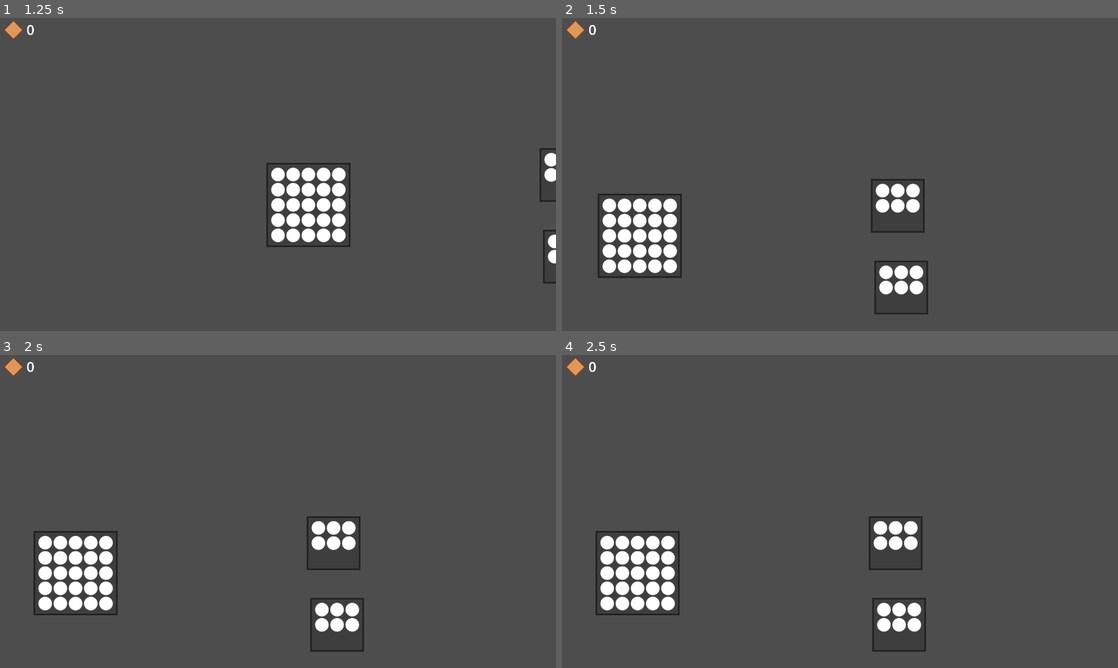
Above: before the commit, frames 1-4 (two rows, left to right).
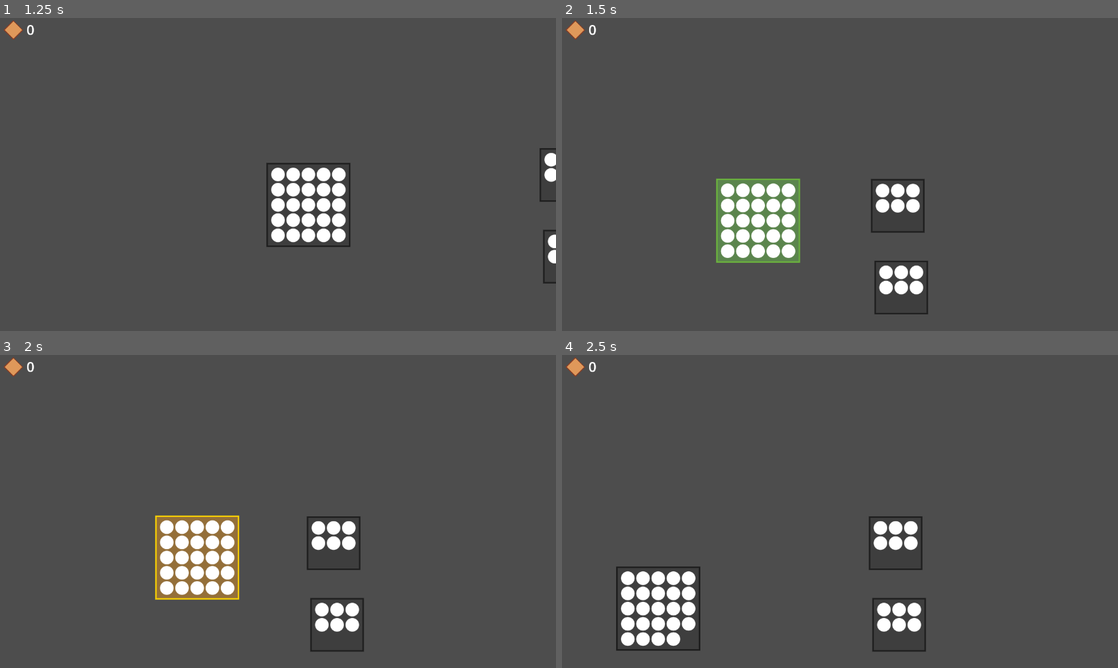
Above: after the commit, the same moments.

Repository: FoxyProgramm/PointsManagment
Game: Godot game, scene res://Scenes/main.tscn
Two runs of this game, one before a commit and one after it. Both use one fixed random seed, a clock stepped at 60 frames per second and the inputs below.
Inputs (mouse positions are in pixels of both pictures, inside the frame that each line leads up to):
- Up to frame 1 (1.25 s): tap Enter at 0.5 s; move the mouse to (400, 158) at 0.52 s; press the mouse at (400, 158) at 0.53 s; tap W (move_storage, bound only after the commit) at 0.8 s
- Up to frame 2 (1.5 s): move the mouse to (728, 190) at 1.27 s; release the mouse at (728, 190) at 1.28 s; tap W (move_storage, bound only after the commit) at 1.35 s
- Up to frame 3 (2 s): click (166, 527) at 1.55 s
- Up to frame 4 (2.5 s): click (728, 527) at 2 s; move the mouse to (895, 442) at 2.02 s; hold - (minus_point) from 2.03 s (still down); tap W (move_storage, bound only after the commit) at 2.3 s

Frame 1 is identical in both runs. In frame 2, 6.6% of the frame differs, in the area x 6-43%, y 51-84%; in frame 3, 6.7%, in the area x 6-44%, y 51-84%; in frame 4, 3.9%.

Commit message:
Movable storages
Now storages can be moved
And now points which aliens pick up are displaing

Diff:
--- a/Scenes/main.tscn
+++ b/Scenes/main.tscn
@@ -67,8 +67,8 @@
 position = Vector2(0, 868)
 script = ExtResource("1_jjgbg")
 points = 368
-max_columns = 5
-max_rows = 5
+max_columns = 4
+max_rows = 4
 point_res = ExtResource("5_344ge")
 
 [node name="To1" type="Node2D" parent="PointsManager/Storages"]
@@ -98,6 +98,15 @@
 sellable = true
 points = 6
 point_res = ExtResource("4_6bp64")
+
+[node name="To5" type="Node2D" parent="PointsManager/Storages"]
+position = Vector2(804, 994)
+script = ExtResource("1_jjgbg")
+sellable = true
+points = 6
+max_columns = 2
+max_rows = 2
+point_res = ExtResource("5_344ge")
 
 [node name="Delivers" type="Node2D" parent="PointsManager"]
 
@@ -113,6 +122,7 @@
 visible = false
 position = Vector2(1275, 383)
 script = ExtResource("9_6iyac")
+speed_multiplier = 10.0
 buyer = SubResource("Resource_jkdf5")
 
 [node name="Buyer2" type="Node2D" parent="PointsManager/Buyers"]
@@ -120,6 +130,7 @@
 position = Vector2(1275, 383)
 script = ExtResource("9_6iyac")
 delay = 0.8
+speed_multiplier = 10.0
 buyer = SubResource("Resource_jkdf5")
 
 [node name="Spaceships" type="Node2D" parent="PointsManager"]
--- a/Scripts/Points/Buyer.gd
+++ b/Scripts/Points/Buyer.gd
@@ -13,8 +13,9 @@
 func generate_shop_list() -> void:
 	shop_list.clear()
 	shopping_cart.clear()
-
-	for point_ in Global.all_points:
+	var new_list = Global.all_points.duplicate()
+	new_list.shuffle()
+	for point_ in new_list:
 		var point :Point = point_
 		var quantity:int = randi_range(1, 4)
 		shop_list[point] = quantity
@@ -57,27 +58,34 @@
 	show()
 	for point in shop_list:
 		await get_tree().create_timer(delay).timeout
-		var storage = Global.points_manager.get_storage_by_points(point, true, true, false, true)
+		var storage := Global.points_manager.get_storage_by_points(point, true, true, false, true)
 		if storage:
 			shopping_cart[point] = 0
 
 			var tween := create_tween()
-			tween.tween_property(self, "global_position", storage.global_position, Global.get_walk_time_by_distance(global_position.distance_to(storage.global_position))).set_trans(Tween.TRANS_CUBIC)
+			tween.tween_property(self, "global_position", storage.global_position, Global.get_walk_time_by_distance(global_position.distance_to(storage.global_position), speed_multiplier)).set_trans(Tween.TRANS_CUBIC)
 			await tween.finished
-
+			var wait_for_circle := true
 			while shopping_cart[point] < shop_list[point]:
 				if storage.remove_point():
 					shopping_cart[point] += 1
+					queue_redraw()
 					Global.money += 1
 					await get_tree().create_timer(0.1).timeout
 				else :
+					if wait_for_circle:
+						wait_for_circle = false
+						await get_tree().create_timer(3.0).timeout
+						storage = Global.points_manager.get_storage_by_points(point, true, true, false, true)
+						if storage: continue
+
 					complain_for_lack_of_points(point)
 					break
 		else :
 			complain_for_lack_of_points(point)
 
 	var tween_ := create_tween()
-	tween_.tween_property(self, "global_position", linked_ship.global_position, Global.get_walk_time_by_distance(global_position.distance_to(linked_ship.global_position))).set_trans(Tween.TRANS_CUBIC)
+	tween_.tween_property(self, "global_position", linked_ship.global_position, Global.get_walk_time_by_distance(global_position.distance_to(linked_ship.global_position), speed_multiplier)).set_trans(Tween.TRANS_CUBIC)
 	await tween_.finished
 
 	linked_ship.passengers_on_board += 1
@@ -85,6 +93,8 @@
 
 func _draw() -> void:
 	draw_circle(Vector2.ZERO, buyer.radius, buyer.color, true, -1, true)
-
+	var height = -buyer.radius
 	for point in shopping_cart:
-		pass
+		for i in range( shopping_cart[point] ):
+			draw_circle(Vector2(0, height), point.radius, point.color, true, -1, true)
+			height -= point.radius/2
--- a/Scripts/Points/PointsManager.gd
+++ b/Scripts/Points/PointsManager.gd
@@ -8,6 +8,7 @@
 var can_pressed:bool = false
 
 var active_storage:PointsStorage
+var moving_storage:bool = false
 
 @export_range(0.0, 25.0, 0.1) var storage_box_padding:float = 10.0
 
@@ -33,20 +34,49 @@
 		active_storage.state = STORAGE_STATES.STATIC
 		active_storage.queue_redraw()
 		active_storage = null
+		moving_storage = false
 
-
+var drag_timer:int = 10
 func _input(event: InputEvent) -> void:
 	if event.is_action_pressed("start_drag"):
-		can_pressed = true
+		if !moving_storage:
+			can_pressed = true
+			drag_timer = 10
 	elif event.is_action_released("start_drag") and can_pressed:
 		check_click_in_storage()
 	if event is InputEventMouseMotion:
-		can_pressed = false
+		if can_pressed:
+			drag_timer -= 1
+			if drag_timer <= 0:
+				can_pressed = false
 
 	if event.is_action_pressed("plus_point") and active_storage:
 		active_storage.add_point()
 	elif event.is_action_pressed("minus_point") and active_storage:
 		active_storage.remove_point()
+
+	if event.is_action_pressed("move_storage") and active_storage:
+		if active_storage.state == STORAGE_STATES.SELECTED:
+			active_storage.state = STORAGE_STATES.MOVE
+			moving_storage = true
+		elif active_storage.state == STORAGE_STATES.MOVE and active_storage.can_place:
+			active_storage.state = STORAGE_STATES.SELECTED
+			moving_storage = false
+		active_storage.queue_redraw()
+
+func _process(delta: float) -> void:
+	if moving_storage:
+		active_storage.global_position = get_global_mouse_position()
+
+func _physics_process(delta: float) -> void:
+	if moving_storage:
+		for storage:PointsStorage in $Storages.get_children():
+			if storage == active_storage: continue
+			if active_storage.get_global_rect().intersects( storage.get_global_rect(), true ):
+				active_storage.can_place = false
+				break
+			else :
+				active_storage.can_place = true
 
 func get_storage_by_points(specific_res:Point = null, is_sell:bool = false, find_max_points:bool = true, deny_full:bool = false, deny_emply:bool = false) -> PointsStorage:
 	var list:Dictionary[int, PointsStorage] = {}
--- a/Scripts/Points/PointsStorage.gd
+++ b/Scripts/Points/PointsStorage.gd
@@ -19,6 +19,11 @@
 
 var max_points_count: int = 0
 var state:PointsManager.STORAGE_STATES = 0
+var can_place:bool = false :
+	set(state):
+		if state != can_place:
+			can_place = state
+			queue_redraw()
 
 func _ready() -> void:
 	max_points_count = max_columns * max_rows
@@ -61,7 +66,10 @@
 		PointsManager.STORAGE_STATES.SELECTED:
 			box_style = Global.points_manager.box_color_selected
 		PointsManager.STORAGE_STATES.MOVE:
-			box_style = Global.points_manager.box_color_can_move
+			if can_place:
+				box_style = Global.points_manager.box_color_can_move
+			else :
+				box_style = Global.points_manager.box_color_cant_move
 
 	draw_rect(box_sizes, box_style.color)
 	draw_rect(box_sizes, box_style.outline, false, box_style.outline_width, true)
--- a/project.godot
+++ b/project.godot
@@ -51,6 +51,16 @@
 "events": [Object(InputEventKey,"resource_local_to_scene":false,"resource_name":"","device":-1,"window_id":0,"alt_press …(191 unchanged characters)…
 ]
 }
+move_storage={
+"deadzone": 0.2,
+"events": [Object(InputEventKey,"resource_local_to_scene":false,"resource_name":"","device":-1,"window_id":0,"alt_pressed":false,"shift_pressed":false,"ctrl_pressed":false,"meta_pressed":false,"pressed":false,"keycode":87,"physical_keycode":0,"key_label":0,"unicode":119,"location":0,"echo":false,"script":null)
+]
+}
+debug={
+"deadzone": 0.2,
+"events": [Object(InputEventKey,"resource_local_to_scene":false,"resource_name":"","device":-1,"window_id":0,"alt_pressed":false,"shift_pressed":false,"ctrl_pressed":false,"meta_pressed":false,"pressed":false,"keycode":0,"physical_keycode":96,"key_label":0,"unicode":96,"location":0,"echo":false,"script":null)
+]
+}
 
 [rendering]
 
